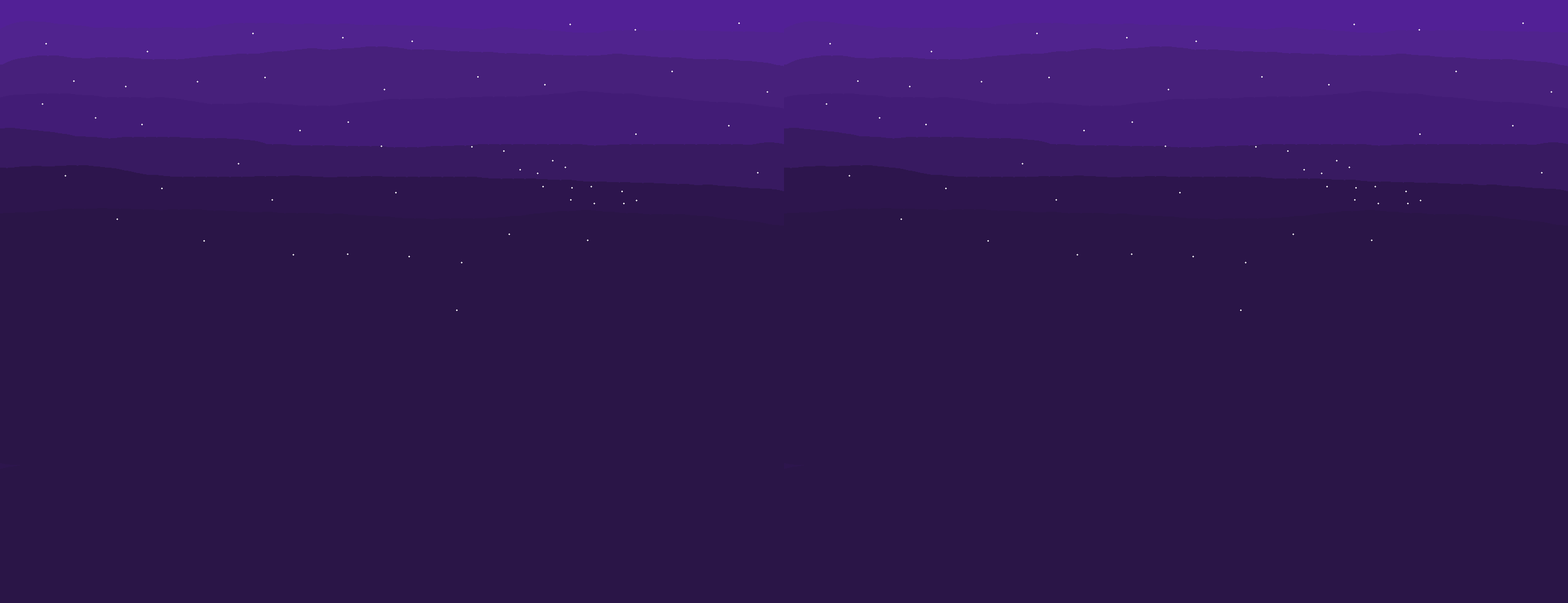
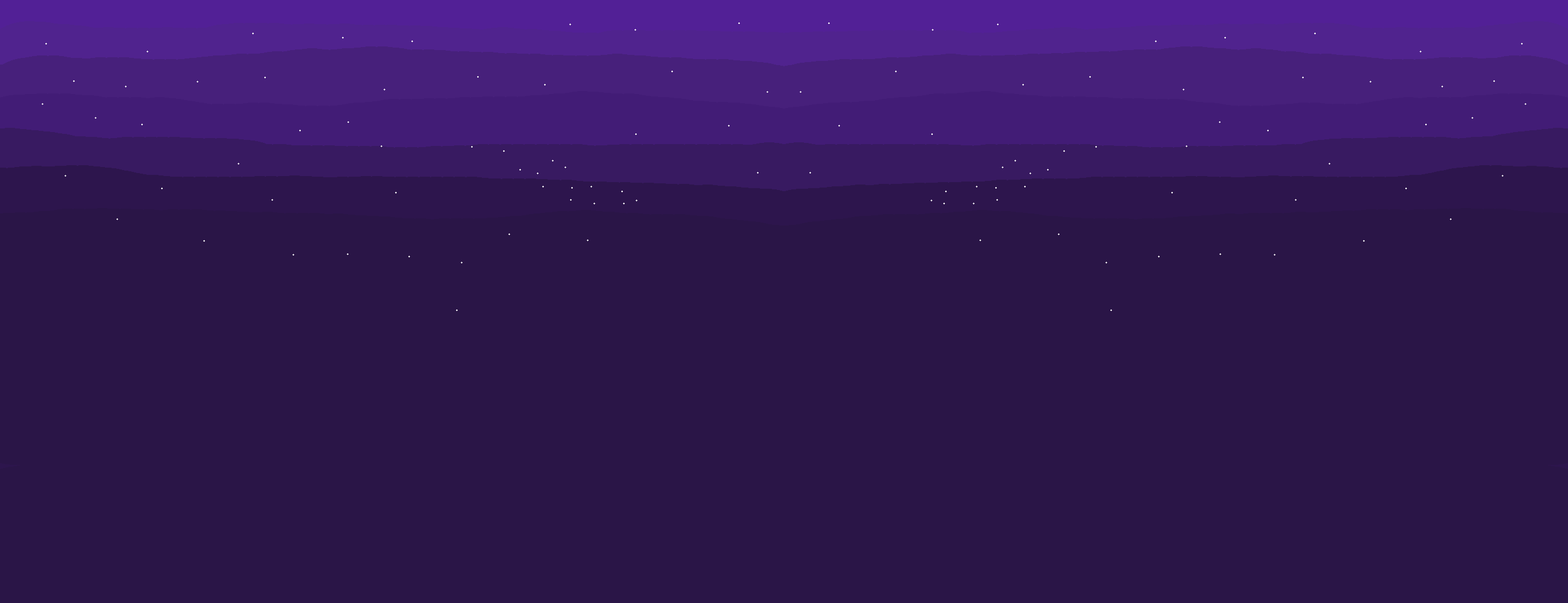
Two versions of the same layered image (w=1568, h=603). Layer-by-layer changes:
painted on "Background" over [784, 21, 1568, 470]
